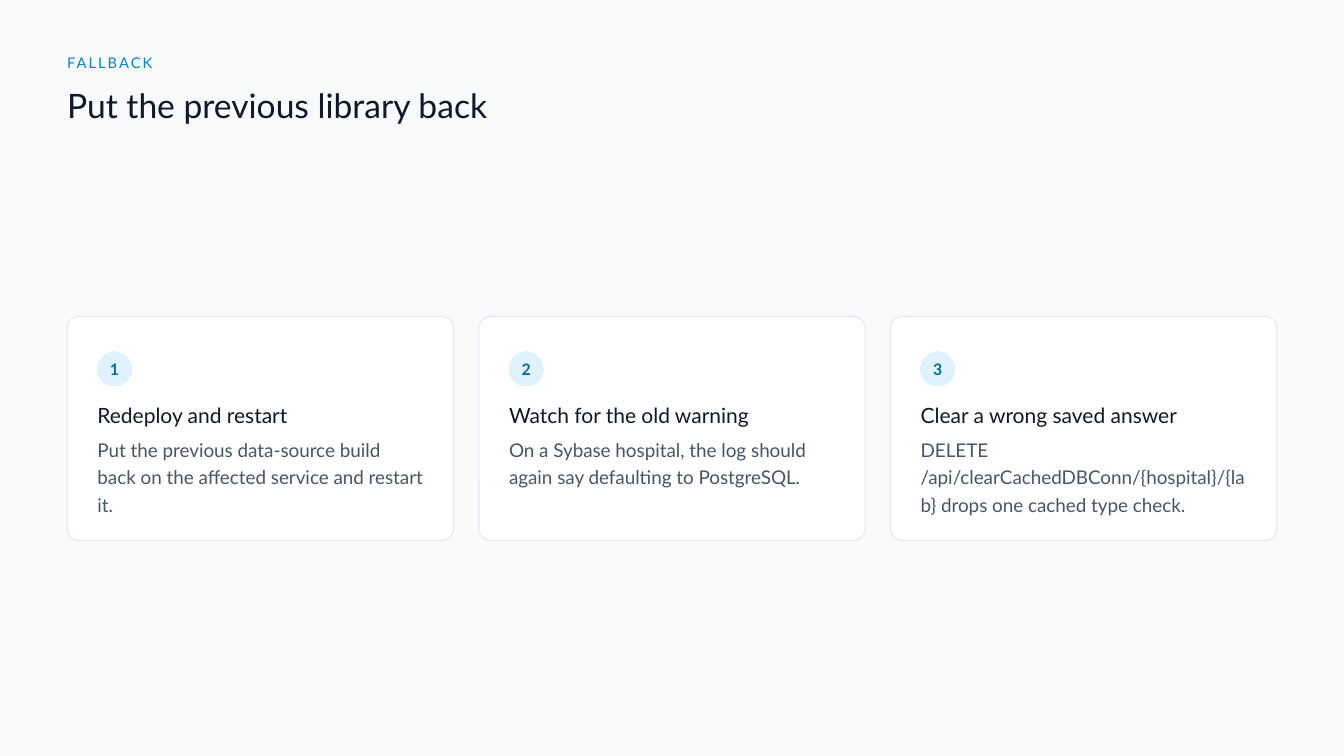
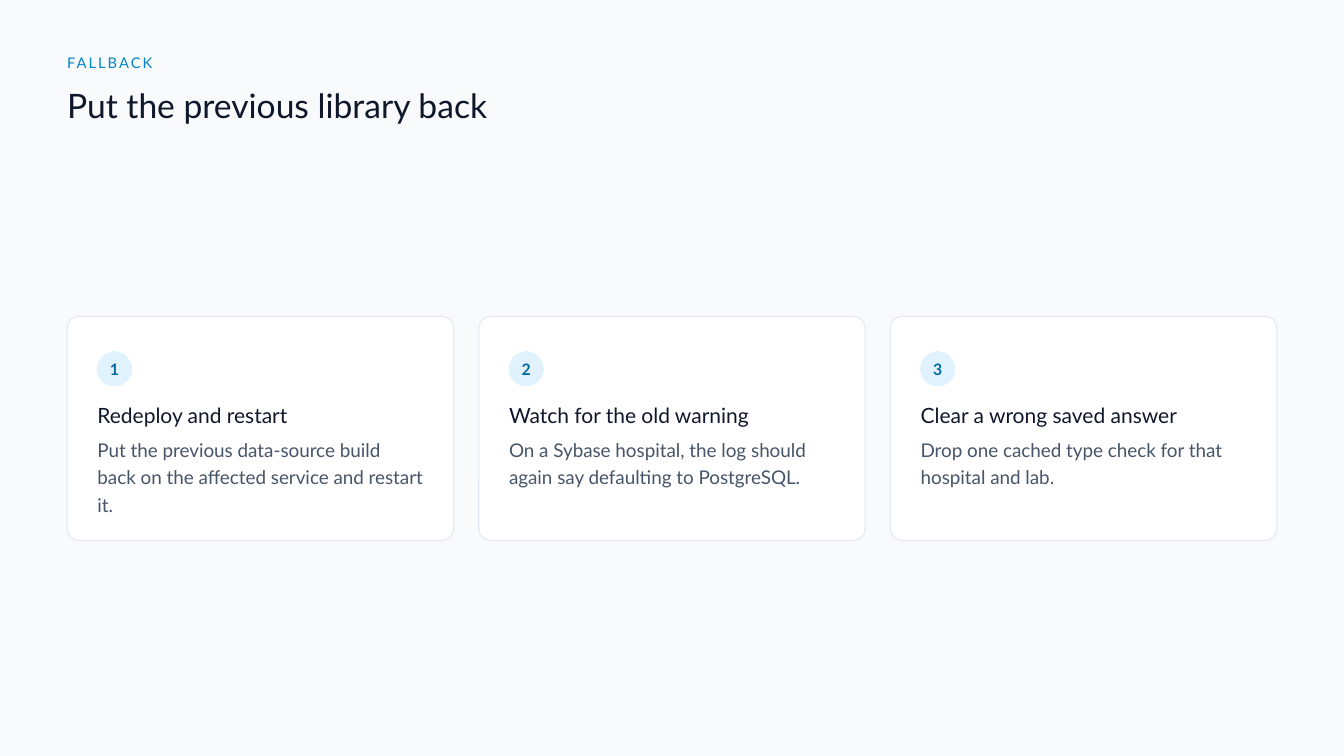
Before and after one commit to DragonChong/HA-Notes, a slide deck: slide 7 of SDLC/Projects/TMP-oracle-route-lookup — Oracle route lookup/assets/Oracle route lookup.pptx. Drawn at 1344x756 pixels with LibreOffice and Linux fonts; fonts in the diff are those of the drawing. Boxes give left, top, right and bottom in pixels: in the first picture for what was removed or moved away, otherwise in the second. Text is boxed around its words. In the diff, an @@ line names an element or a change of style, - is before the commit and + after.

```diff
--- a/SDLC/Projects/TMP-oracle-route-lookup — Oracle route lookup/assets/Oracle route lookup.pptx
+++ b/SDLC/Projects/TMP-oracle-route-lookup — Oracle route lookup/assets/Oracle route lookup.pptx
@@ text at box(921, 443, 1222, 488): text changed @@
-DELETE /api/clearCachedDBConn/{hospital}/{lab} drops one cached type check.
+Drop one cached type check for that hospital and lab.
```
Also in this commit, not shown: 4 other files.
